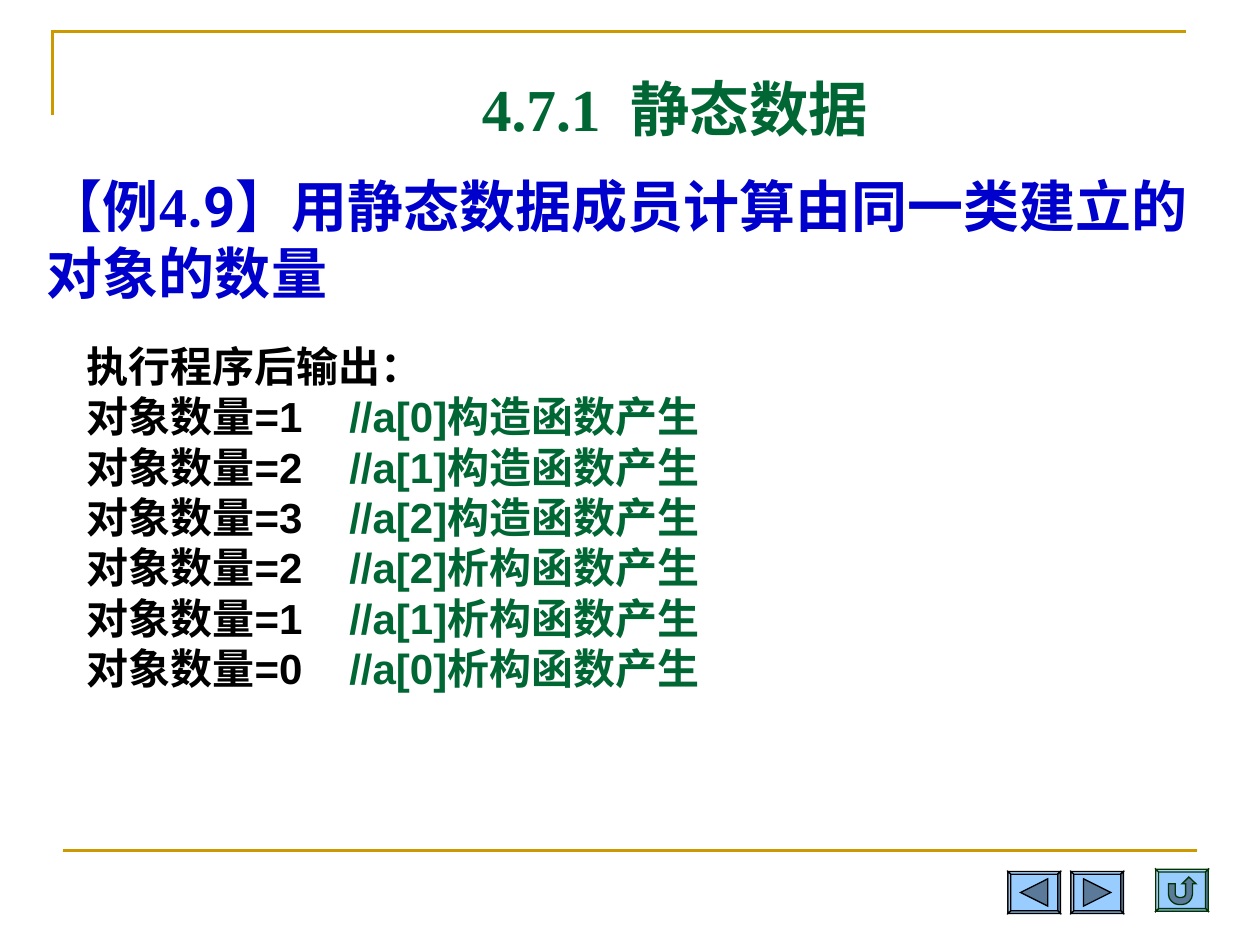
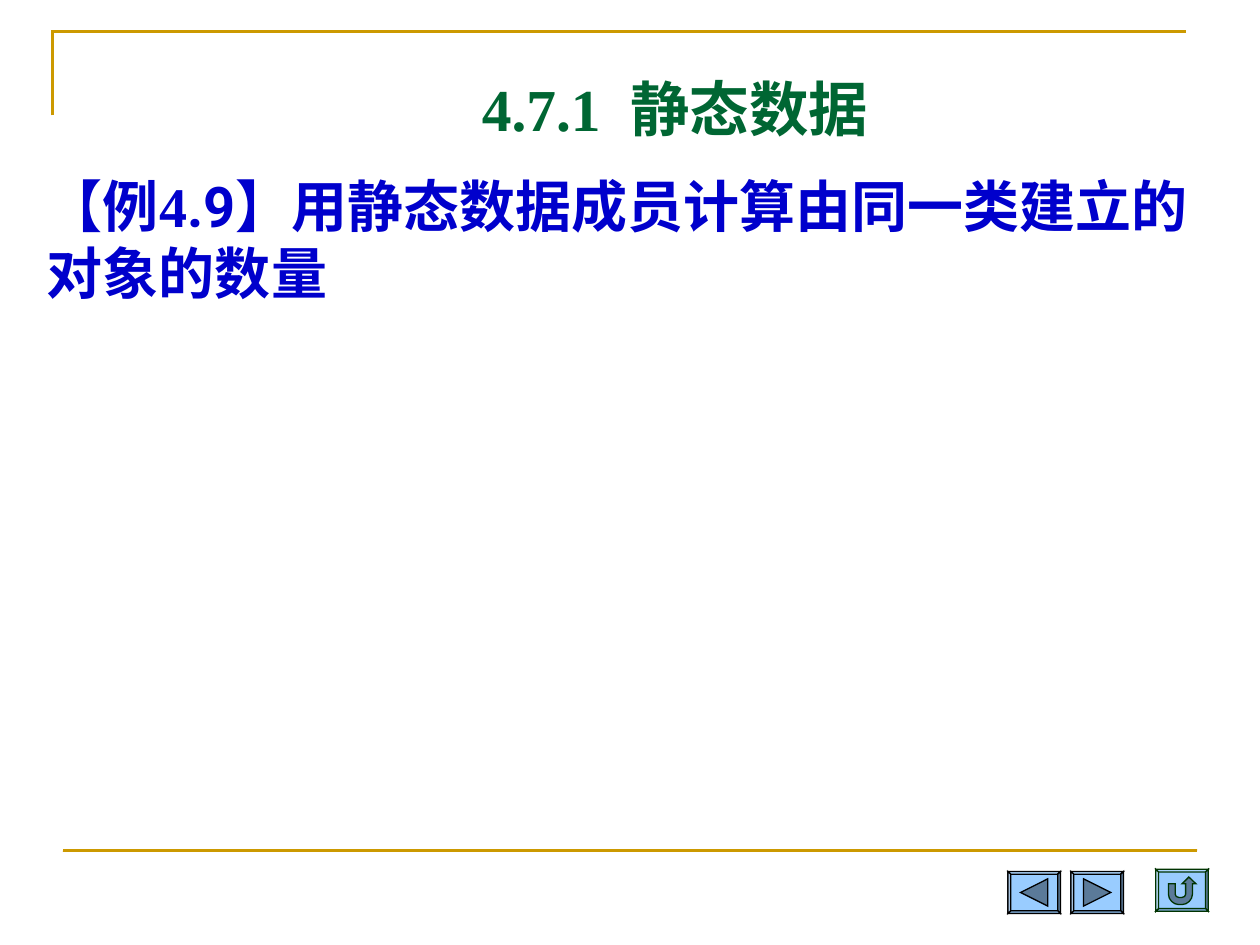
Before and after one commit to Changhe160/Changhe160.github.io, a slide deck: slide 64 of teachingRes/Cplusplus/unit04类与对象.ppt. Drawn at 1260x945 pixels with LibreOffice and Linux fonts; fonts in the diff are those of the drawing. Boxes give left, top, right and bottom in pixels: in the first picture for what was removed or moved away, otherwise in the second. Text is boxed around its words. In the diff, an @@ line names an element or a change of style, - is before the commit and + after.

```diff
--- a/teachingRes/Cplusplus/unit04类与对象.ppt
+++ b/teachingRes/Cplusplus/unit04类与对象.ppt
@@ text removed at [87,346,699,693] @@
-执行程序后输出：
-对象数量=1 //a[0]构造函数产生
-对象数量=2 //a[1]构造函数产生
-对象数量=3 //a[2]构造函数产生
-对象数量=2 //a[2]析构函数产生
-对象数量=1 //a[1]析构函数产生
-对象数量=0 //a[0]析构函数产生
```
Also in this commit, not shown: 9 other slides changed, 2 slides added, 1 slide removed, 1 other file.
